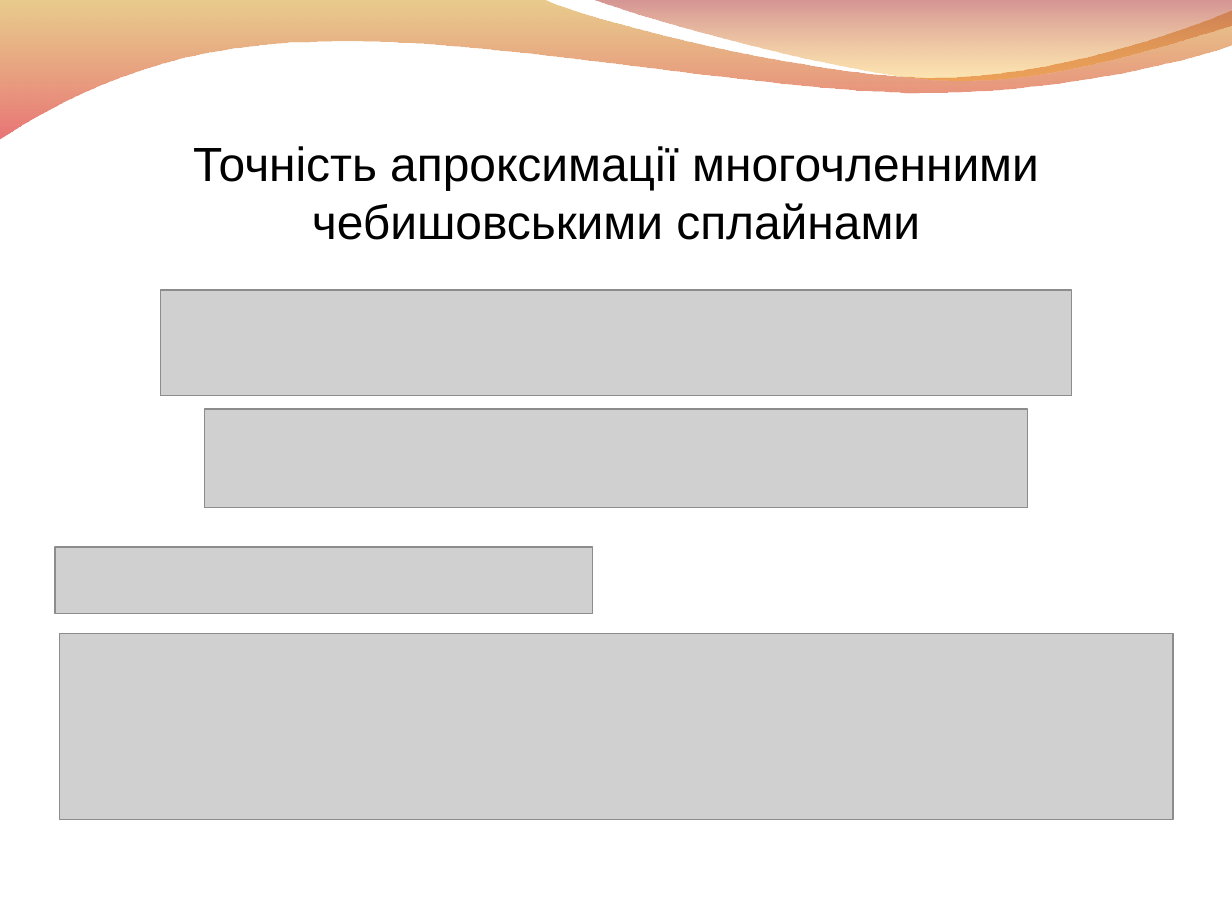
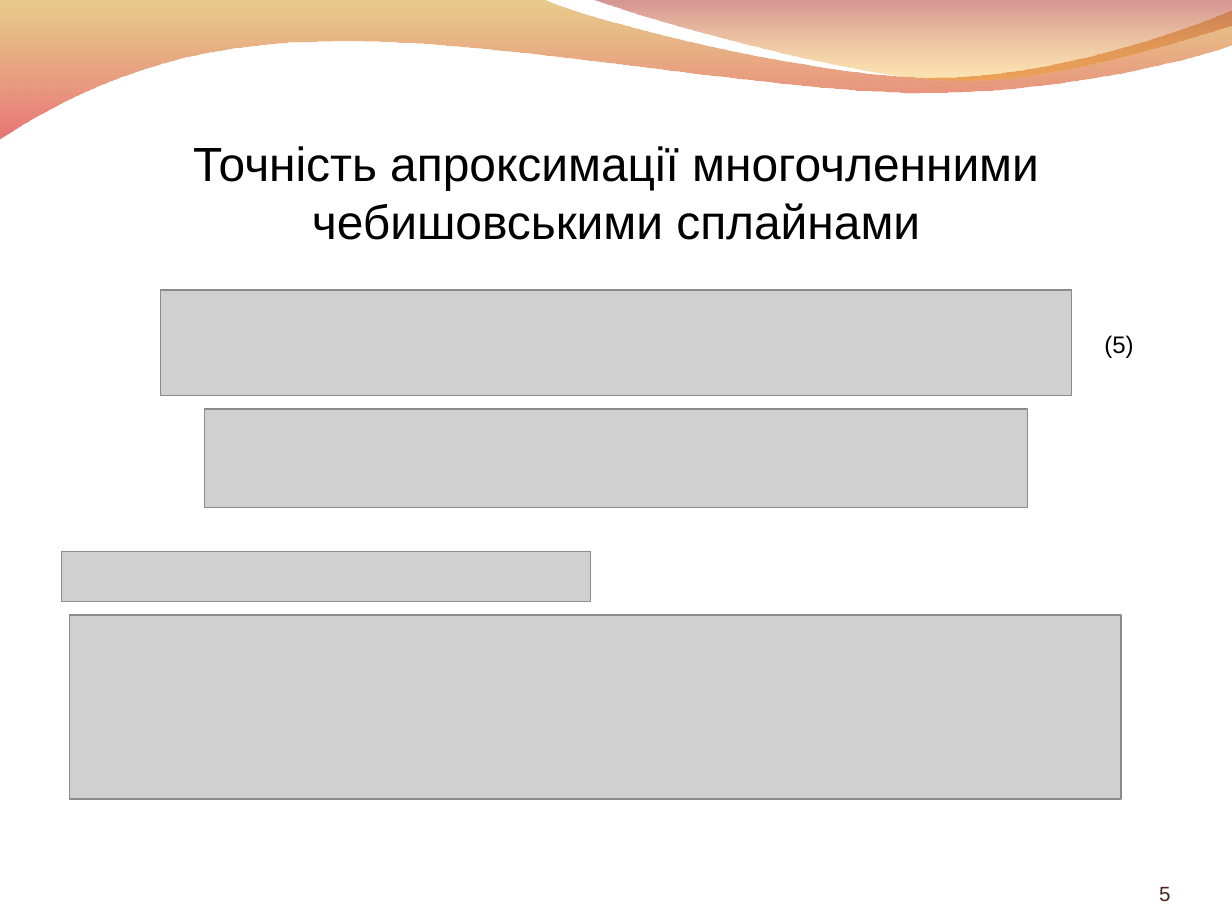
Before and after one commit to blevantovych/diplom-text-2, a slide deck: slide 5 of Презентація.ppt. Drawn at 1232x924 pixels with LibreOffice and Linux fonts; fonts in the diff are those of the drawing; grey boxes stand for pictures; background and template pictures are left out. Boxes give left, top, right and bottom in pixels: in the first picture for what was removed or moved away, otherwise in the second. Text is boxed around its words. In the diff, an @@ line names an element or a change of style, - is before the commit and + after.

```diff
--- a/Презентація.ppt
+++ b/Презентація.ppt
@@ text added at [1104, 335, 1133, 358], 14 pt, text #000000 @@
+(5)
@@ picture: place and size @@
-picture at [55, 547, 594, 614]
+picture at [62, 551, 590, 601]
@@ picture: place and size @@
-picture at [60, 633, 1173, 819]
+picture at [70, 615, 1121, 798]
@@ page number added at [1159, 887, 1170, 902], 12 pt, text #4B251A @@
+5
```
Also in this commit, not shown: 7 other slides changed, 3 slides added, 3 slides removed, 3 other files.
